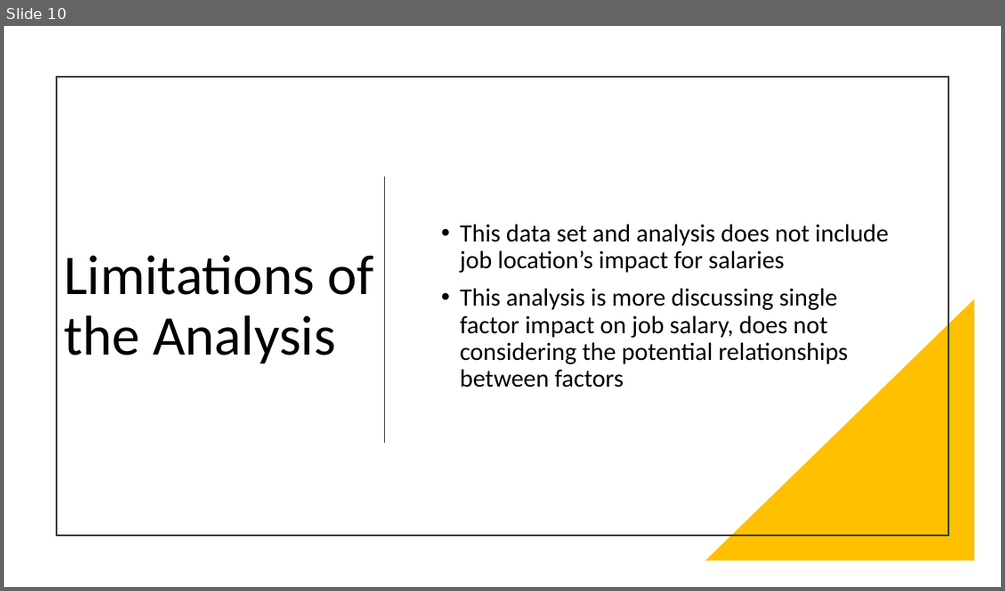
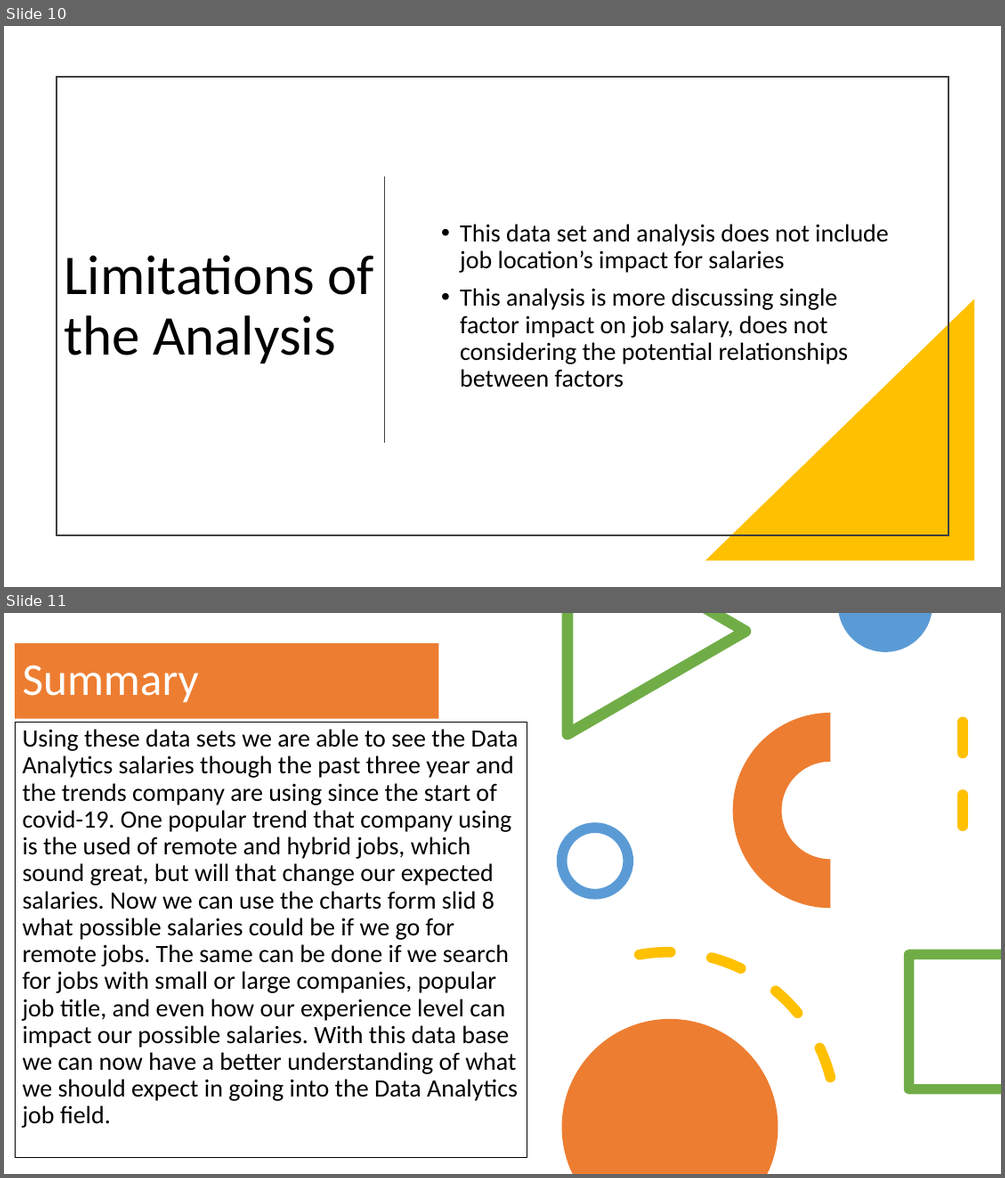
Before and after one commit to guanganalytics/Project1, a slide deck: Presentation.pptx. Shown one above the other, each under a label of ours: slide 10 before the commit, slides 10 and 11 after it. The pictures are 1005x591 and 1005x1178 pixels, drawn with LibreOffice and Linux fonts; fonts in the diff are those of the drawing. Boxes give left, top, right and bottom in pixels: in the first picture for what was removed or moved away, otherwise in the second. Text is boxed around its words. In the diff, an @@ line names an element or a change of style, - is before the commit and + after.

Commit message:
presentation 07092023

```diff
--- a/Presentation.pptx
+++ b/Presentation.pptx
@@ slide 11 added at [4, 613, 1001, 1174], background #FFFFFF @@
@@ freeform shape added at [562, 613, 751, 740], fill #70AD47 @@
@@ freeform shape added at [839, 613, 931, 652], fill #5B9BD5 @@
@@ title added at [15, 643, 438, 718], fill #ED7D31, 44 pt, text #FFFFFF @@
+Summary
@@ arch (boxed as its full ring) added at [733, 713, 928, 908], fill #ED7D31 @@
@@ text added at [15, 722, 526, 1158], outline #000000 0.75 pt, 24 pt, text #000000 @@
+Using these data sets we are able to see the Data Analytics salaries though the past three year and the trends company are using since the start of covid-19. One popular trend that company using is the used of remote and hybrid jobs, which sound great, but will that change our expected salaries. Now we can use the charts form slid 8 what possible salaries could be if we go for remote jobs. The same can be done if we search for jobs with small or large companies, popular job title, and even how our experience level can impact our possible salaries. With this data base we can now have a better understanding of what we should expect in going into the Data Analytics job field.
@@ line added from (963, 722) to (963, 852), #FFC000 10 pt dashed @@
@@ ellipse added at [562, 827, 629, 894], outline #5B9BD5 10 pt @@
@@ arc (boxed as its full ellipse) added at [476, 925, 863, 1174], outline #FFC000 10 pt dashed @@
@@ freeform shape added at [905, 949, 1001, 1094], fill #70AD47 @@
@@ freeform shape added at [562, 1019, 778, 1174], fill #ED7D31 @@
```
